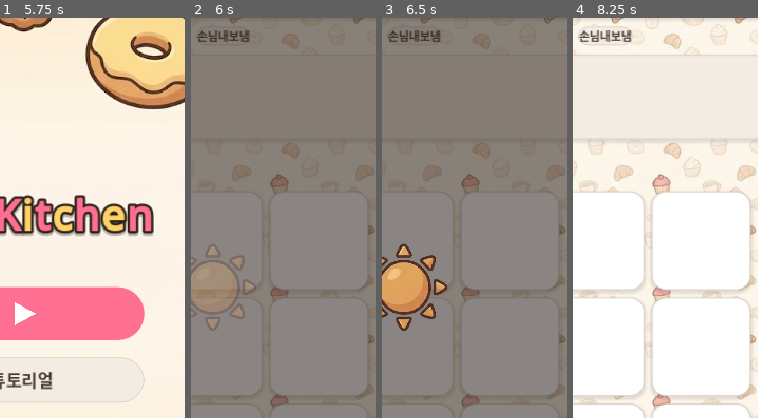
Above: before the commit, frames 1-4 (left to right).
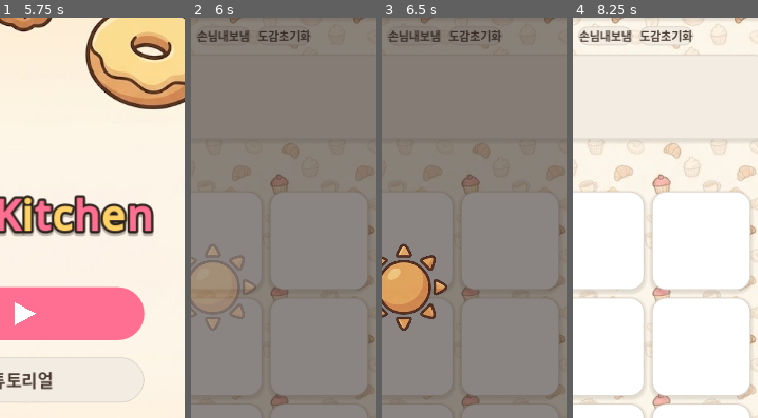
Above: after the commit, the same moments.

Repository: yellyB/game-slot-kitchen
Game: Godot game, scene res://scenes/Main.tscn
Same seed, same stepped clock (60 frames per second), same inputs: the game is played once before the commit and once after it. Sound files missing from this copy of the repository are replaced by a short silence.
Inputs (mouse positions are % of the whole screen's width and height, from its top left):
- Up to frame 1 (5.75 s): click (69, 14) at 0.5 s, where only the run after the commit has a clickable "도감초기화"; click (21, 5) at 1.25 s; click "돈+10만" at 2 s; click "돈-5만" at 2.75 s; click "손님내보냄" at 3.5 s; click (10, 95) at 4.27 s; click (79, 95) at 5 s
- Up to frame 2 (6 s): click (50, 48) at 5.77 s
- Up to frame 3 (6.5 s): no input
- Up to frame 4 (8.25 s): click (21, 5) at 6.5 s; click "홈으로" at 7.25 s; click "취소" at 8 s
The pictures show only the part of the screen within x 44-94%, y 12-62%; the shares and areas given below are measured in that part.

Frame 1 is identical in both runs. In frame 2, 0.4% of the frame differs, in the area x 35-65%, y 3-7%; in frame 3, 0.4%; in frame 4, 0.7%, in the area x 35-65%, y 2-7%.

Commit message:
도감: 카드 클릭 시 하단 상세 영역에 아이콘+이름+설명 표시(팝업 아님) + 디버그 '도감초기화' 버튼
- CodexScreen: 그리드 아래 상세 패널 추가, 카드 탭→그 자리에 설명(초기엔 안내 문구)
- Codex.reset(): 발견 기록·저장파일 삭제 → 디버그 바 버튼에 배선
- codex_hint/close 로케일(ko/en)

Co-Authored-By: Claude Opus 4.8 (1M context) <noreply@anthropic.com>

Diff:
--- a/data/locale/en.gd
+++ b/data/locale/en.gd
@@ -7,6 +7,7 @@
 	"start": "Start",
 	"tutorial": "Tutorial",
 	"codex": "Codex",
+	"codex_hint": "Tap a card for details",
 	"tut_accept": "Tap the customer's {order} to take the order",
 	"tut_warehouse": "Open the {warehouse} pantry to grab ingredients",
 	"tut_ingredients": "Place bean {bean} and water {water} into slots",
@@ -46,6 +47,7 @@
 	"home_warn": "Your current run will be lost",
 	"go_home": "Home",
 	"cancel": "Cancel",
+	"close": "Close",
 	"to_shop": "To shop",
 	"pay_rent": "Pay Rent",
 	"insufficient": "Not enough money",
--- a/data/locale/ko.gd
+++ b/data/locale/ko.gd
@@ -7,6 +7,7 @@
 	"start": "시작",
 	"tutorial": "튜토리얼",
 	"codex": "도감",
+	"codex_hint": "카드를 눌러 설명 보기",
 	"tut_accept": "손님의 {order} 를 눌러 주문을 접수하세요",
 	"tut_warehouse": "{warehouse} 창고를 열어 재료를 꺼내요",
 	"tut_ingredients": "원두 {bean} 와 물 {water} 을 슬롯에 놓으세요",
@@ -46,6 +47,7 @@
 	"home_warn": "진행 중인 판이 사라져요",
 	"go_home": "홈으로",
 	"cancel": "취소",
+	"close": "닫기",
 	"to_shop": "상점으로",
 	"pay_rent": "가게세 지불",
 	"insufficient": "돈이 부족합니다",
--- a/scripts/codex.gd
+++ b/scripts/codex.gd
@@ -48,3 +48,11 @@
 	if f == null:
 		return
 	f.store_string(JSON.stringify(_discovered.keys()))
+
+
+## 도감 초기화(디버그) — 발견 기록 전부 삭제 + 저장 파일 제거.
+static func reset() -> void:
+	_discovered.clear()
+	_loaded = true
+	if FileAccess.file_exists(PATH):
+		DirAccess.remove_absolute(PATH)
--- a/scripts/codex_screen.gd
+++ b/scripts/codex_screen.gd
@@ -16,6 +16,8 @@
 var _page_label: Label
 var _prev: Button
 var _next: Button
+var _detail: PanelContainer      # 하단 상세 영역(카드 클릭 시 이름+설명 표시)
+var _detail_box: VBoxContainer
 
 
 func _ready() -> void:
@@ -62,14 +64,28 @@
 	Audio.attach_click(close)
 	header.add_child(close)
 
-	# 그리드(가운데)
+	# 그리드(상단 고정)
 	_grid = GridContainer.new()
 	_grid.columns = COLS
 	_grid.size_flags_horizontal = Control.SIZE_SHRINK_CENTER
-	_grid.size_flags_vertical = Control.SIZE_EXPAND_FILL
 	_grid.add_theme_constant_override("h_separation", 8)
 	_grid.add_theme_constant_override("v_separation", 8)
 	v.add_child(_grid)
+
+	# 하단 상세 영역 — 카드 클릭 시 이곳(빈 공간)에 아이콘+이름+설명 표시(팝업 아님)
+	_detail = PanelContainer.new()
+	_detail.size_flags_vertical = Control.SIZE_EXPAND_FILL
+	_detail.add_theme_stylebox_override("panel", UI.card(Palette.WHITE, Palette.COCOA_200))
+	v.add_child(_detail)
+	var dpad := MarginContainer.new()
+	for side in ["left", "right", "top", "bottom"]:
+		dpad.add_theme_constant_override("margin_" + side, 14)
+	_detail.add_child(dpad)
+	_detail_box = VBoxContainer.new()
+	_detail_box.alignment = BoxContainer.ALIGNMENT_CENTER
+	_detail_box.add_theme_constant_override("separation", 8)
+	dpad.add_child(_detail_box)
+	_detail_hint()   # 초기: 안내 문구
 
 	# 하단 페이지 네비: ◀  1 / N  ▶
 	var nav := HBoxContainer.new()
@@ -130,6 +146,34 @@
 	_next.disabled = _page >= _pages - 1
 
 
+## 카드 클릭 → 하단 상세 영역에 아이콘 + 이름 + 설명 표시(팝업 아님).
+func _show_detail(id: String) -> void:
+	for c in _detail_box.get_children():
+		c.queue_free()
+	var ic := CenterContainer.new()
+	ic.add_child(BuffDefs.icon_node(id, 52))
+	_detail_box.add_child(ic)
+	var nm := UI.label(BuffDefs.display_name(id), 18, Palette.MAIN, true)
+	nm.horizontal_alignment = HORIZONTAL_ALIGNMENT_CENTER
+	nm.size_flags_horizontal = Control.SIZE_EXPAND_FILL
+	_detail_box.add_child(nm)
+	var desc := UI.label(BuffDefs.display_label(id), 15, Palette.COCOA_600)
+	desc.horizontal_alignment = HORIZONTAL_ALIGNMENT_CENTER
+	desc.autowrap_mode = TextServer.AUTOWRAP_WORD_SMART
+	desc.size_flags_horizontal = Control.SIZE_EXPAND_FILL
+	_detail_box.add_child(desc)
+
+
+## 상세 영역 초기 안내(선택 전).
+func _detail_hint() -> void:
+	for c in _detail_box.get_children():
+		c.queue_free()
+	var h := UI.label(Loc.t("codex_hint"), 14, Palette.COCOA_400)
+	h.horizontal_alignment = HORIZONTAL_ALIGNMENT_CENTER
+	h.size_flags_horizontal = Control.SIZE_EXPAND_FILL
+	_detail_box.add_child(h)
+
+
 ## 한 칸 — 발견이면 아이콘+이름(연분홍 카드), 미발견이면 회색+?.
 func _make_cell(id: String) -> Control:
 	var card := PanelContainer.new()
@@ -154,6 +198,13 @@
 		nm.autowrap_mode = TextServer.AUTOWRAP_WORD_SMART
 		nm.size_flags_horizontal = Control.SIZE_EXPAND_FILL
 		v.add_child(nm)
+		# 클릭 → 상세(발견 카드만). 카드 위에 투명 버튼 얹음.
+		var hit := Button.new()
+		hit.flat = true
+		hit.set_anchors_and_offsets_preset(Control.PRESET_FULL_RECT)
+		hit.pressed.connect(_show_detail.bind(id))
+		Audio.attach_click(hit)
+		card.add_child(hit)
 	else:
 		var q := UI.label("?", 34, Palette.COCOA_400, true)
 		q.horizontal_alignment = HORIZONTAL_ALIGNMENT_CENTER
--- a/scripts/main.gd
+++ b/scripts/main.gd
@@ -369,6 +369,7 @@
   row.add_child(_debug_btn("돈-5만", func(): _session.add_cash(-50000)))
   row.add_child(_debug_btn("즉시종료", func(): _session.debug_end_soon(1.0)))
   row.add_child(_debug_btn("손님내보냄", _debug_kick_customer))
+  row.add_child(_debug_btn("도감초기화", func(): Codex.reset()))
   return row
 
 
